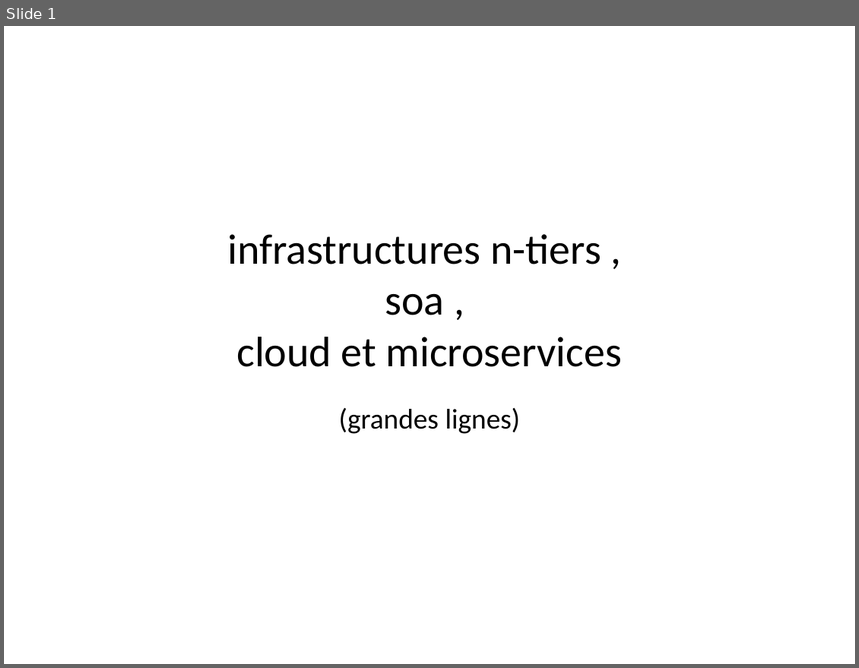
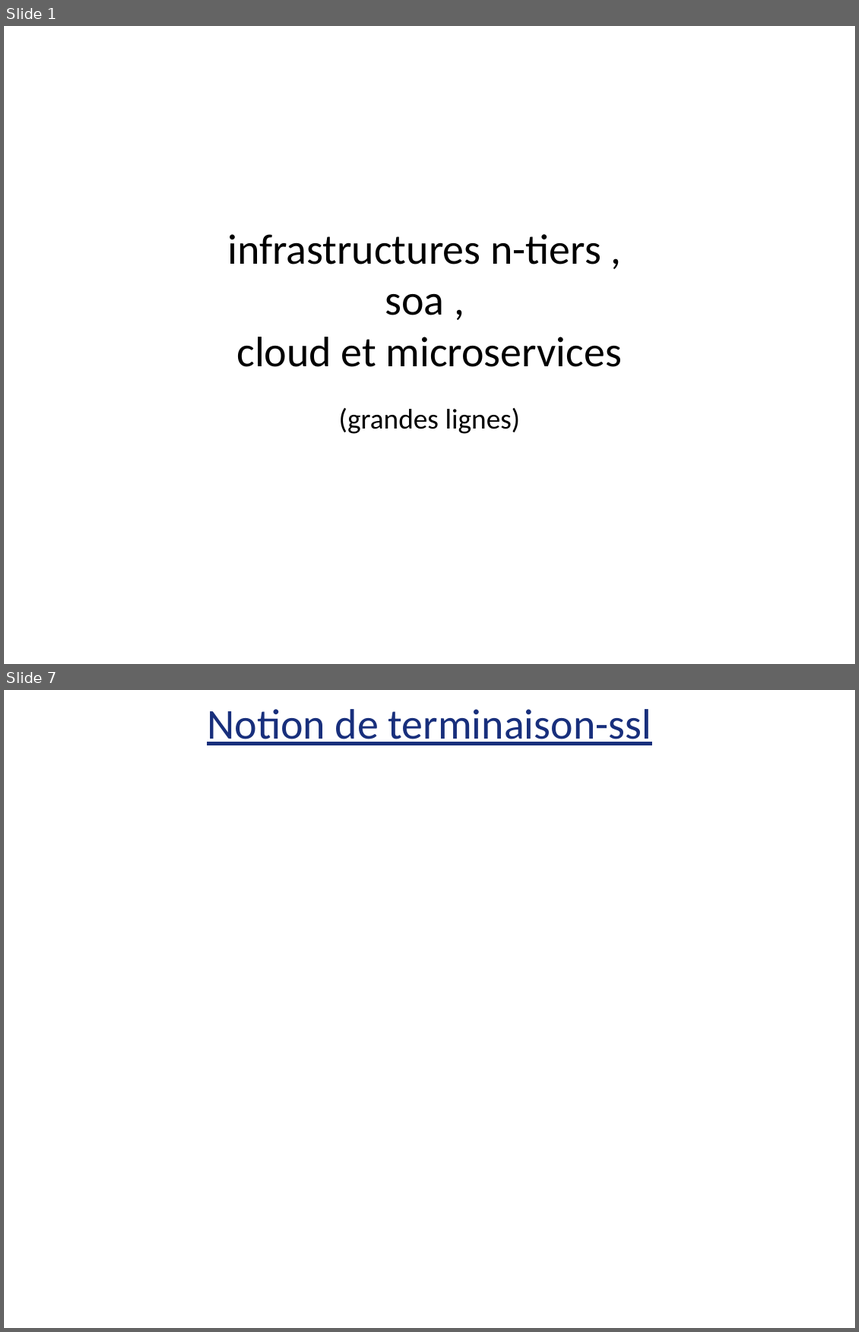
Before and after one commit to didier-tp/afc2021, a slide deck: docs/infrastructures_cloud_et_microservices.pptx. Shown one above the other, each under a label of ours: slide 1 before the commit, slides 1 and 7 after it; the slides between them are not shown. The pictures are 859x668 and 859x1332 pixels, drawn with LibreOffice and Linux fonts; fonts in the diff are those of the drawing. Boxes give left, top, right and bottom in pixels: in the first picture for what was removed or moved away, otherwise in the second. Text is boxed around its words. In the diff, an @@ line names an element or a change of style, - is before the commit and + after.

```diff
--- a/docs/infrastructures_cloud_et_microservices.pptx
+++ b/docs/infrastructures_cloud_et_microservices.pptx
@@ slide 7 added at [4,690,855,1328], background #FFFFFF @@
@@ text added at [207,709,652,745], 36 pt, text #182F7C, underline @@
+Notion de terminaison-ssl
```
Also in this commit, not shown: 9 other slides added, 10 other files.
